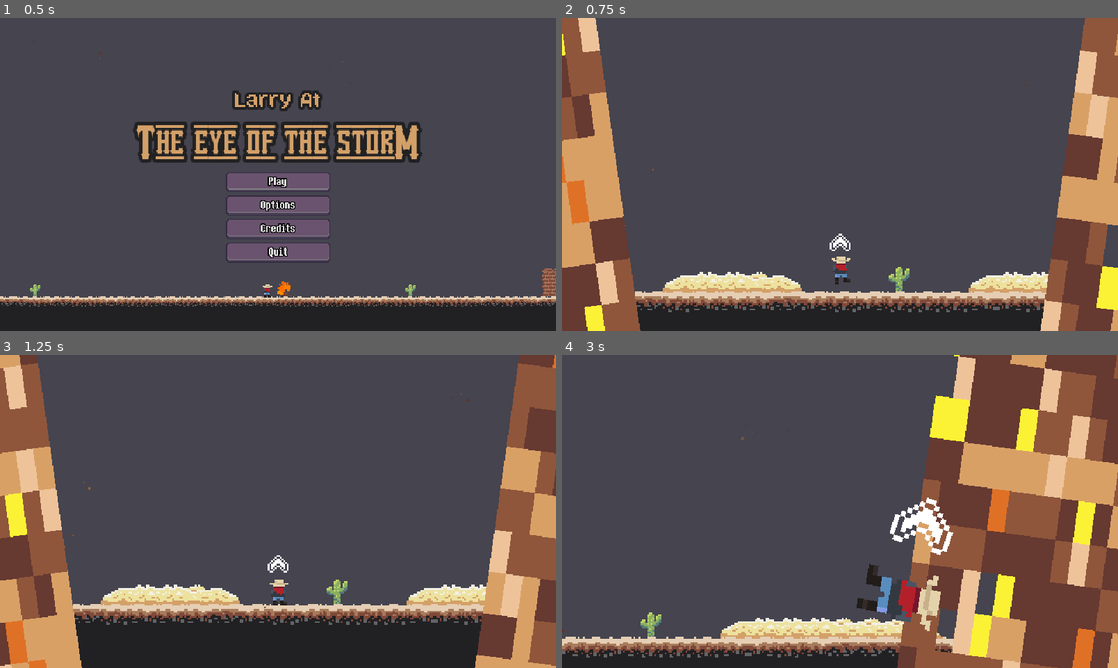
Above: before the commit, frames 1-4 (two rows, left to right).
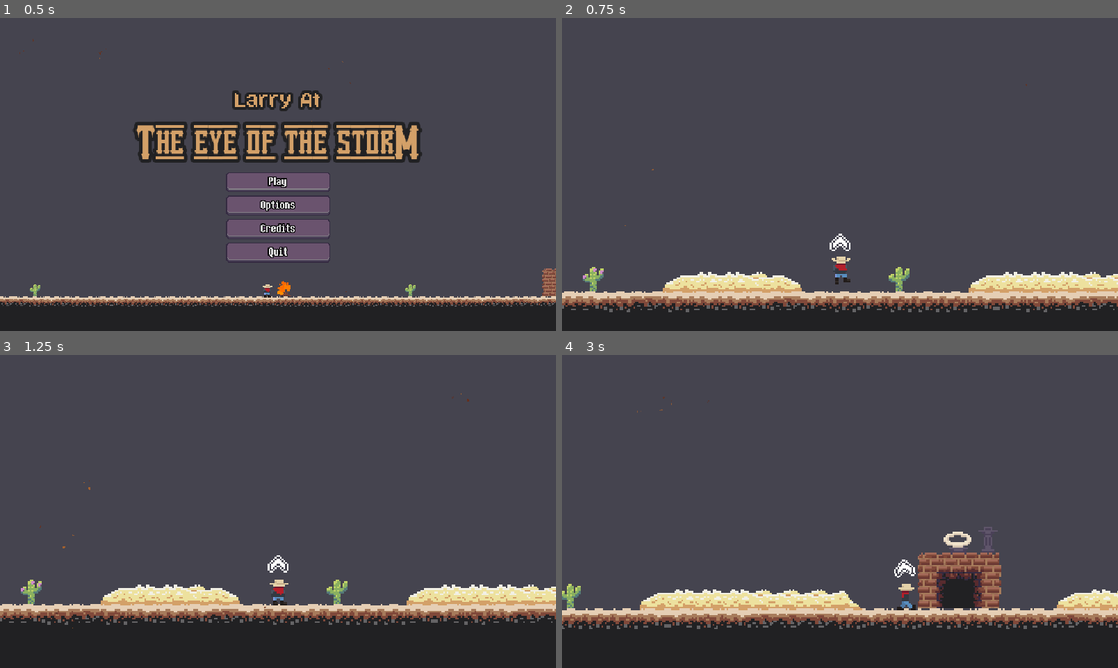
Above: after the commit, the same moments.

Repository: haywirehawk/gmtk2025
Game: Godot game, scene res://maps/Menus/MainMenu.tscn
Same seed, same stepped clock (60 frames per second), same inputs: the game is played once before the commit and once after it. Sound files missing from this copy of the repository are replaced by a short silence.
Inputs (mouse positions are in pixels of both pictures, inside the frame that each line leads up to):
- Up to frame 1 (0.5 s): no input
- Up to frame 2 (0.75 s): click "Play" at 0.5 s
- Up to frame 3 (1.25 s): no input
- Up to frame 4 (3 s): move the mouse to (962, 495) at 1.27 s; hold D (move_right) 1.28-2.78 s; tap F (Interact) at 1.35 s; tap Space (jump) at 1.52, 2.27 s; move the mouse to (728, 527) at 2.02 s; click (728, 527) at 2.1 s; move the mouse to (895, 442) at 2.77 s; hold A (move_left) from 2.78 s (still down); hold E (next_lasso) from 2.78 s (still down)

Frame 1 is identical in both runs. In frame 2, 20% of the frame differs, in the area x 0-100%, y 0-100%; in frame 3, 21%; in frame 4, 46%.

Commit message:
Reset tornado position

Diff:
--- a/game_objects/enemy/tornado/tornado.gd
+++ b/game_objects/enemy/tornado/tornado.gd
@@ -17,7 +17,7 @@
 @onready var audio_timer: Timer = $AudioTimer
 
 var audio_playing: bool
-var starting_distance: float = 300
+var starting_distance: float = 30000
 
 
 var movement_timer: Timer
